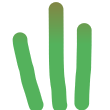
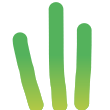
The second w=110, h=110 image is a revision of the first. Changes to its layers:
added layer "Paint Layer 5" above "Copy of Paint Layer 2 Merged" over [13, 2, 92, 110]
hid "Paint Layer 4" over [13, 2, 92, 64]